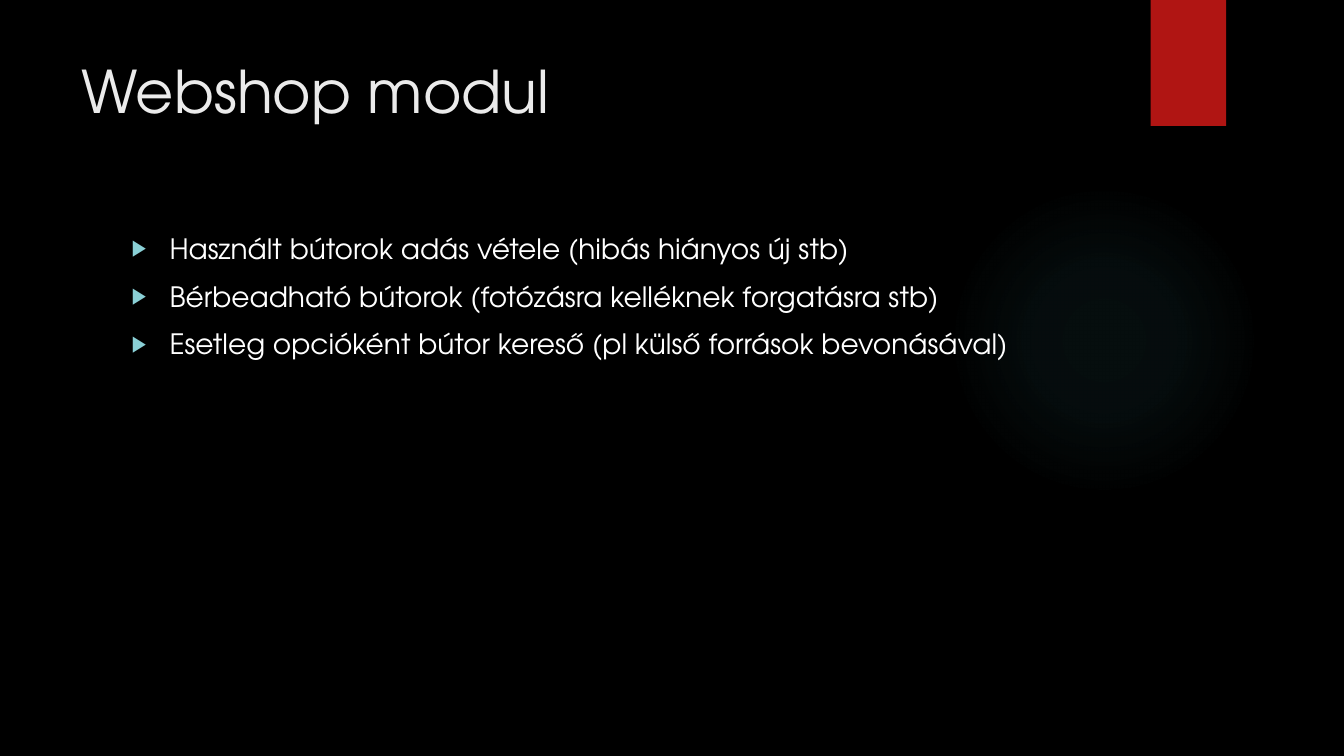
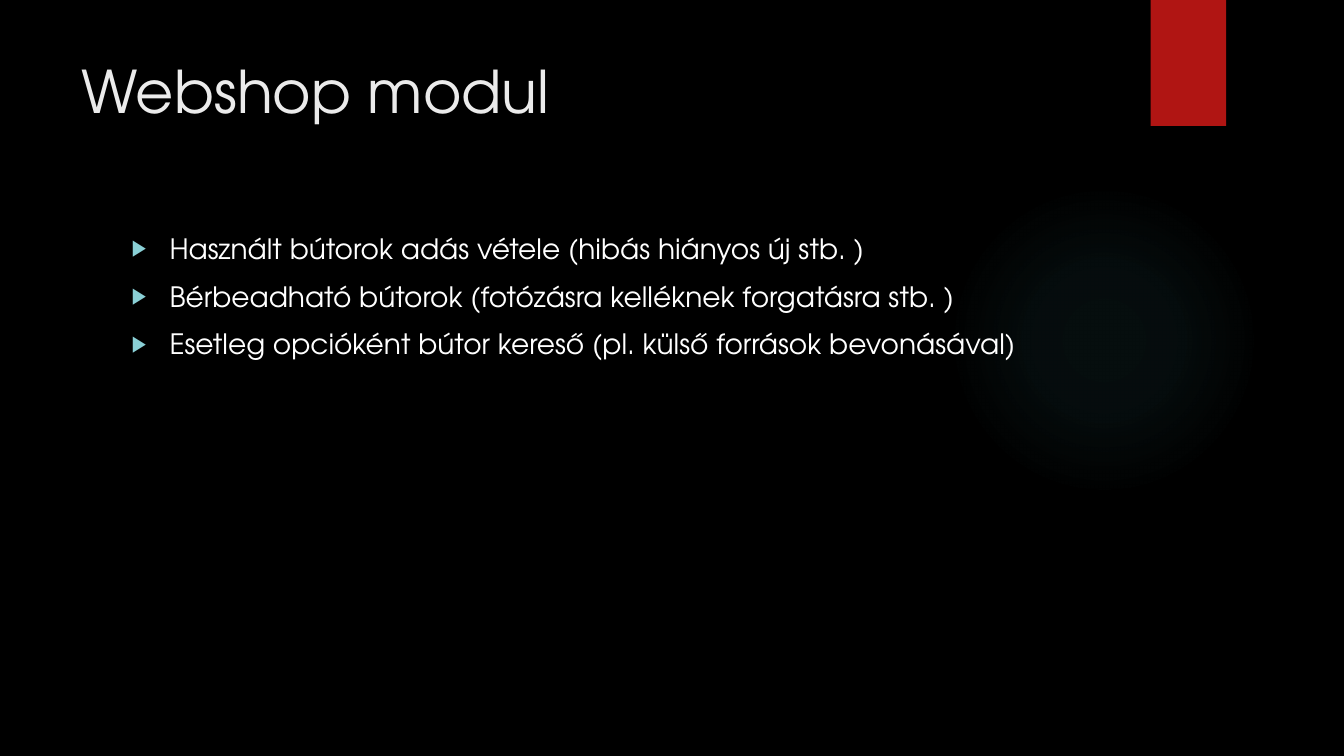
Before and after one commit to And-rea21/Projektmunka1, a slide deck: slide 6 of Szakvizsa projekt.pptx. Drawn at 1344x756 pixels with LibreOffice and Linux fonts; fonts in the diff are those of the drawing; background and template pictures are left out. Boxes give left, top, right and bottom in pixels: in the first picture for what was removed or moved away, otherwise in the second. Text is boxed around its words. In the diff, an @@ line names an element or a change of style, - is before the commit and + after.

```diff
--- a/Szakvizsa projekt.pptx
+++ b/Szakvizsa projekt.pptx
@@ text at bbox=[170, 237, 1015, 360]: text changed @@
-▶ Használt bútorok adás vétele (hibás hiányos új stb)
-▶ Bérbeadható bútorok (fotózásra kelléknek forgatásra stb)
-▶ Esetleg opcióként bútor kereső (pl külső források bevonásával)
+▶ Használt bútorok adás vétele (hibás hiányos új stb. )
+▶ Bérbeadható bútorok (fotózásra kelléknek forgatásra stb. )
+▶ Esetleg opcióként bútor kereső (pl. külső források bevonásával)
```
Also in this commit, not shown: 4 other slides changed, 3 slides added.
